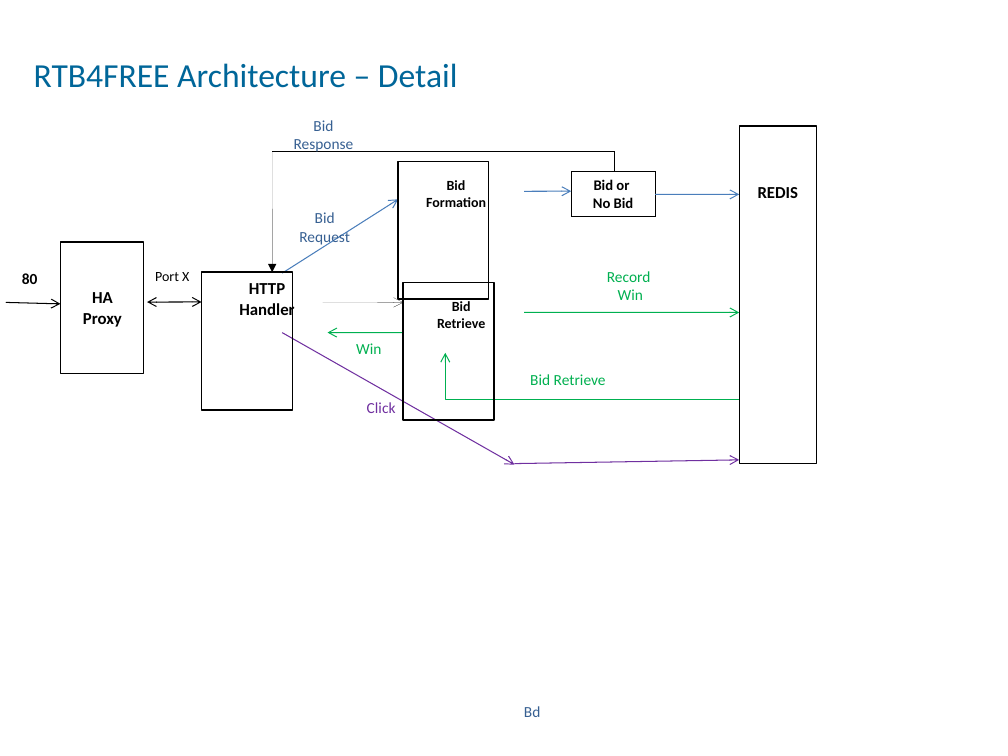
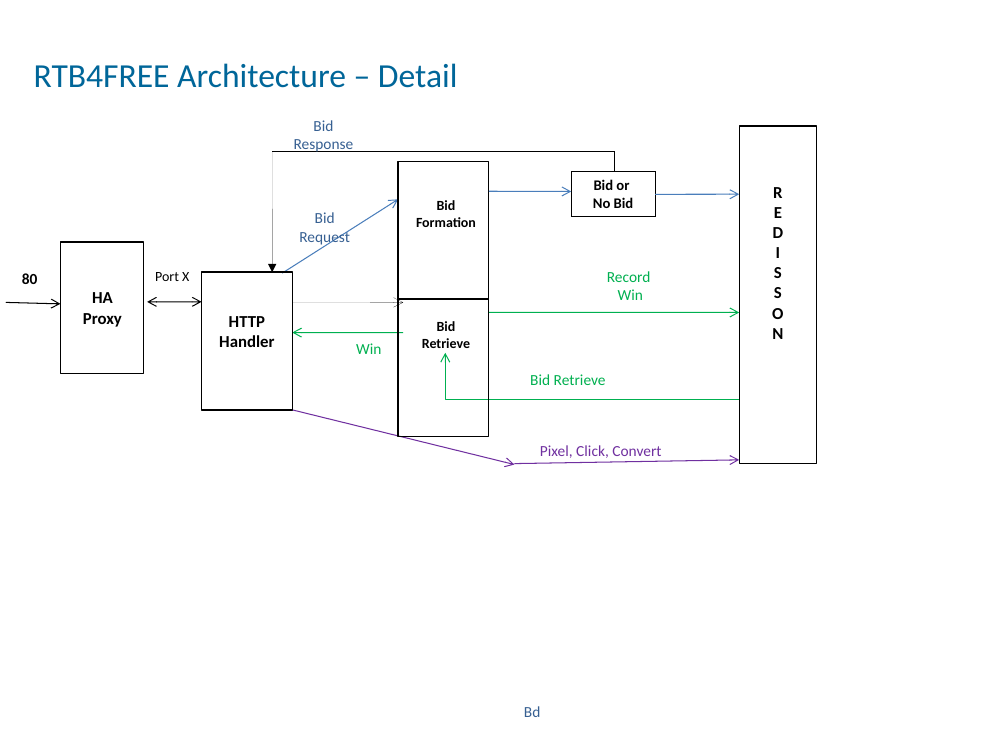
Before and after one commit to benmfaul/XRTB, a slide deck: slide 3 of www/arch/RTB_architecture_mod3.odp. Drawn at 1008x756 pixels with LibreOffice and Linux fonts; fonts in the diff are those of the drawing. Boxes give left, top, right and bottom in pixels: in the first picture for what was removed or moved away, otherwise in the second. Text is boxed around its words. In the diff, an @@ line names an element or a change of style, - is before the commit and + after.

```diff
--- a/www/arch/RTB_architecture_mod3.odp
+++ b/www/arch/RTB_architecture_mod3.odp
@@ text "Bid": place and size @@
-text "Bid" at bbox=[426, 180, 486, 207]
+text "Bid" at bbox=[416, 200, 476, 227]
@@ arrow moved from (524, 192) - (572, 192) to (489, 192) - (572, 192) @@
@@ text in rectangle at bbox=[772, 187, 784, 339]: text changed @@
-REDIS
+R
+E
+D
+I
+S
+S
+O
+N
@@ rectangle: place and size @@
-rectangle at bbox=[403, 282, 494, 420]
+rectangle at bbox=[398, 299, 489, 437]
@@ text "HTTP" rewrapped from bbox=[239, 283, 294, 319] to bbox=[219, 316, 274, 347] @@
@@ arrow moved from (323, 302) - (403, 302) to (292, 302) - (403, 302) @@
@@ text "Bid": place and size @@
-text "Bid" at bbox=[437, 299, 485, 328]
+text "Bid" at bbox=[422, 321, 470, 348]
@@ arrow moved from (524, 312) - (739, 312) to (489, 312) - (739, 312) @@
@@ arrow moved from (328, 333) - (403, 333) to (292, 333) - (403, 333) @@
@@ arrow moved from (282, 333) - (514, 465) to (292, 410) - (514, 465) @@
@@ text removed at bbox=[367, 402, 396, 413] @@
-Click
@@ text added at bbox=[540, 445, 661, 461], 11 pt, text #7030A0 @@
+Pixel, Click, Convert
```
Also in this commit, not shown: 4 other slides changed, 21 other files.
